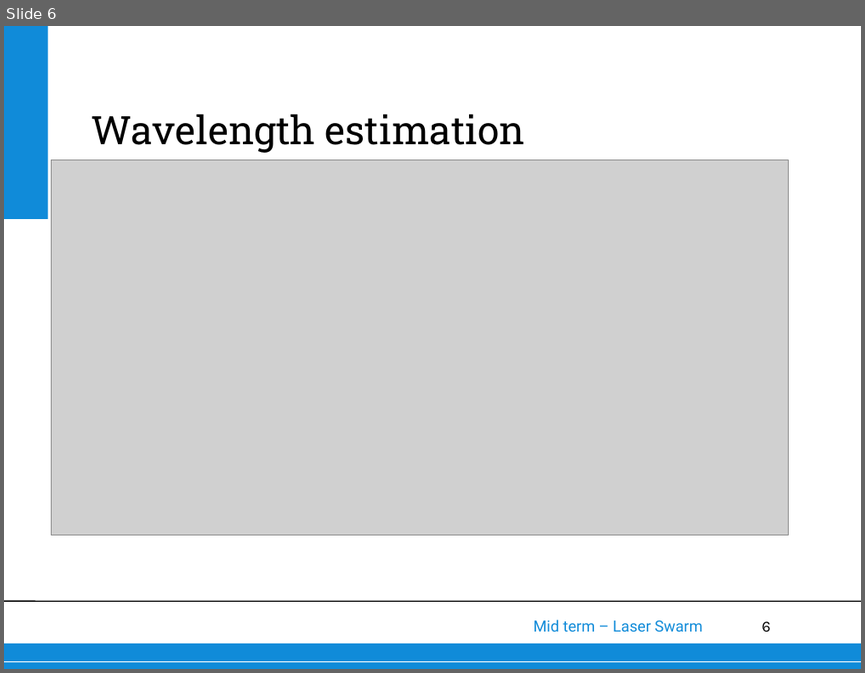
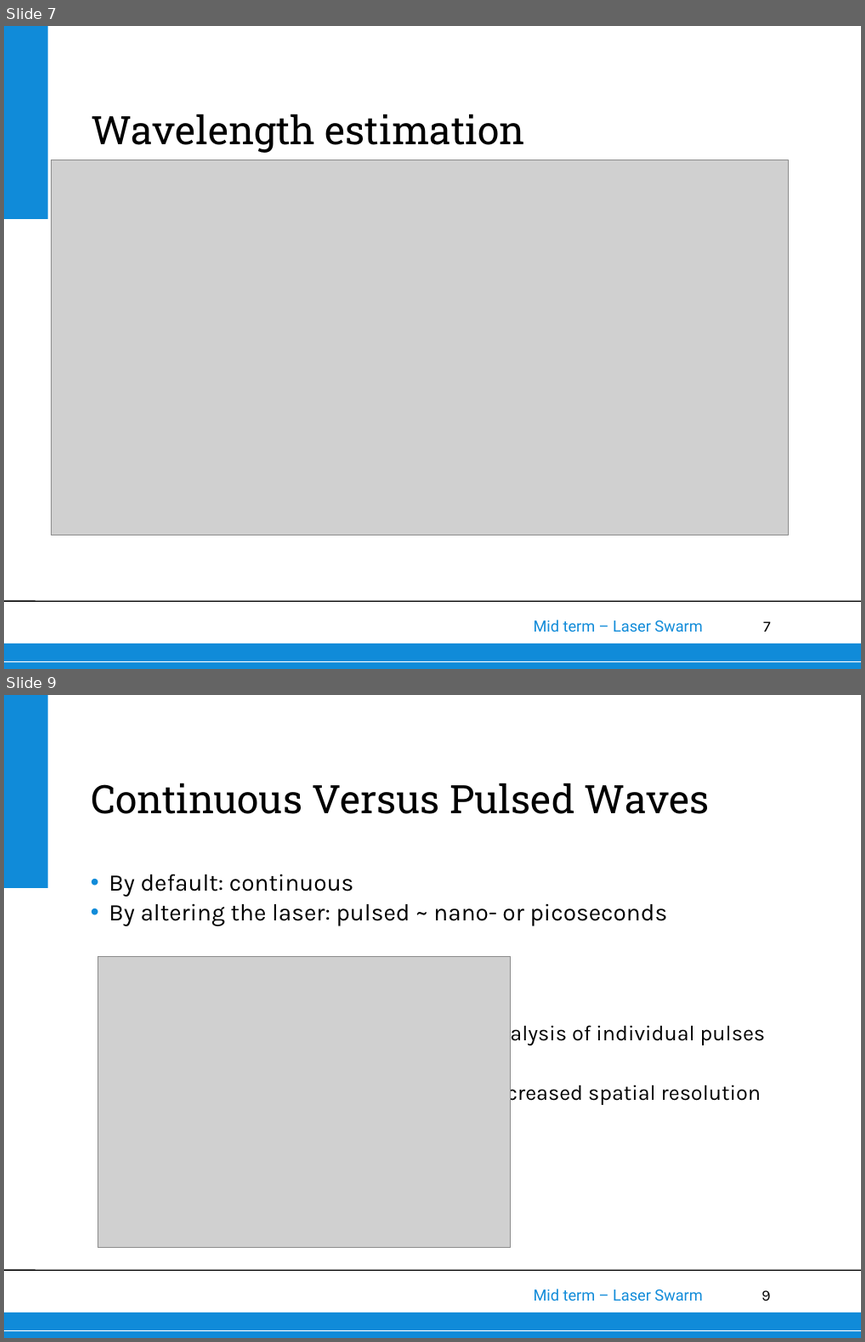
Before and after one commit to thewisenerd/laser-swarm, a slide deck: midTermPresentation/subsections/OS.ppt. Shown one above the other, each under a label of ours: slide 6 before the commit, slides 7 and 9 after it; the slides between them are not shown. The pictures are 865x673 and 865x1342 pixels, drawn with LibreOffice and Linux fonts; fonts in the diff are those of the drawing; grey boxes stand for pictures; background and template pictures are left out. Boxes give left, top, right and bottom in pixels: in the first picture for what was removed or moved away, otherwise in the second. Text is boxed around its words. In the diff, an @@ line names an element or a change of style, - is before the commit and + after.

```diff
--- a/midTermPresentation/subsections/OS.ppt
+++ b/midTermPresentation/subsections/OS.ppt
@@ slide 9 added at [4,695,861,1338], background #FFFFFF; not listed: 6 template elements that a slide beside it also shows @@
@@ title added at [91,783,709,814], 33 pt, text #000000 @@
+Continuous Versus Pulsed Waves
@@ text added at [109,873,765,1106], 20 pt, text #000000 @@
+• By default: continuous
+• By altering the laser: pulsed ~ nano- or picoseconds
+        Analysis of individual pulses
+        Increased spatial resolution
@@ picture added at [98,956,510,1247] @@
@@ what was slide 6 is now slide 7 @@
@@ page number at [763,621,771,631]: text changed @@
-6
+7
```
Also in this commit, not shown: 2 slides changed, 6 other slides added.
